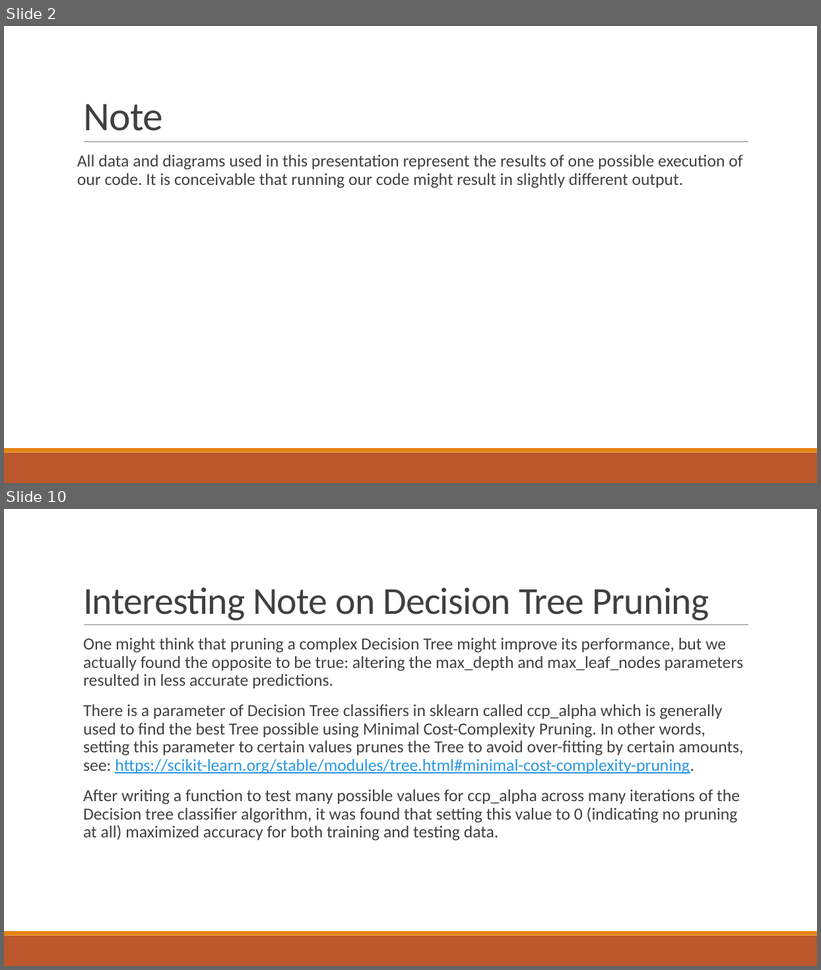
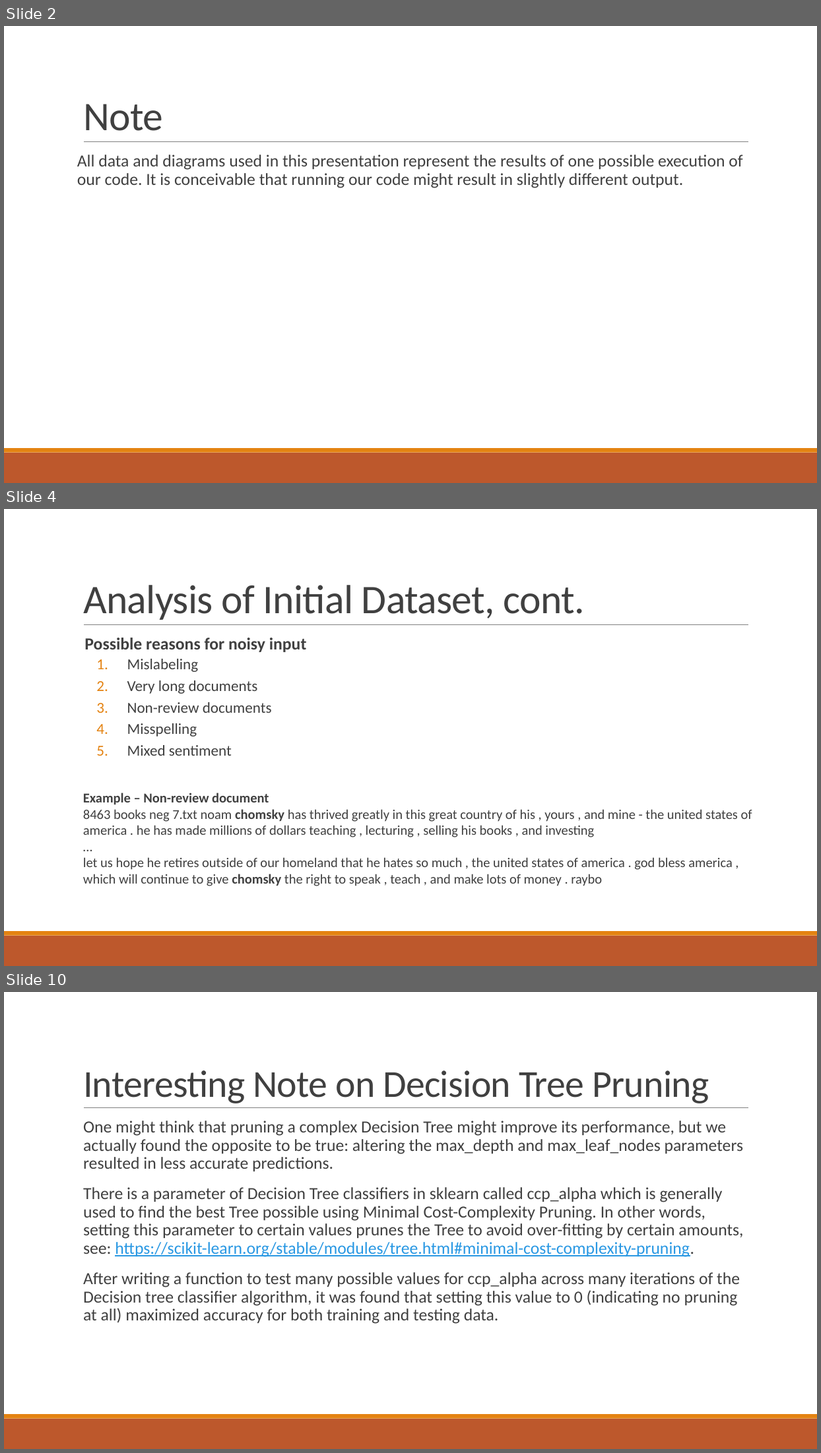
Before and after one commit to BlackSound1/COMP472_A1, a slide deck: presentation.pptx. Shown one above the other, each under a label of ours: slides 2 and 10 before the commit, slides 2, 4 and 10 after it; the slides between them are not shown. The pictures are 821x970 and 821x1453 pixels, drawn with LibreOffice and Linux fonts; fonts in the diff are those of the drawing. Boxes give left, top, right and bottom in pixels: in the first picture for what was removed or moved away, otherwise in the second. Text is boxed around its words. In the diff, an @@ line names an element or a change of style, - is before the commit and + after.

```diff
--- a/presentation.pptx
+++ b/presentation.pptx
@@ slide 4 added at (4,509,817,966), background #FFFFFF; not listed: 3 template elements that a slide beside it also shows @@
@@ title added at (83,585,584,620), 48 pt, text #404040 @@
+Analysis of Initial Dataset, cont.
@@ text added at (85,638,307,756), 18 pt, text #404040 @@
+Possible reasons for noisy input
+  1. Mislabeling
+  2. Very long documents
+  3. Non-review documents
+  4. Misspelling
+  5. Mixed sentiment
@@ text added at (83,793,752,887), 16 pt, text #404040 @@
+Example – Non-review document
+8463 books neg 7.txt noam chomsky has thrived greatly in this great country of his , yours , and mine - the united states of america . he has made millions of dollars teaching , lecturing , selling his books , and investing
+…
+let us hope he retires outside of our homeland that he hates so much , the united states of america . god bless america , which will continue to give chomsky the right to speak , teach , and make lots of money . raybo
```
Also in this commit, not shown: 8 slides changed, 2 slides removed.
